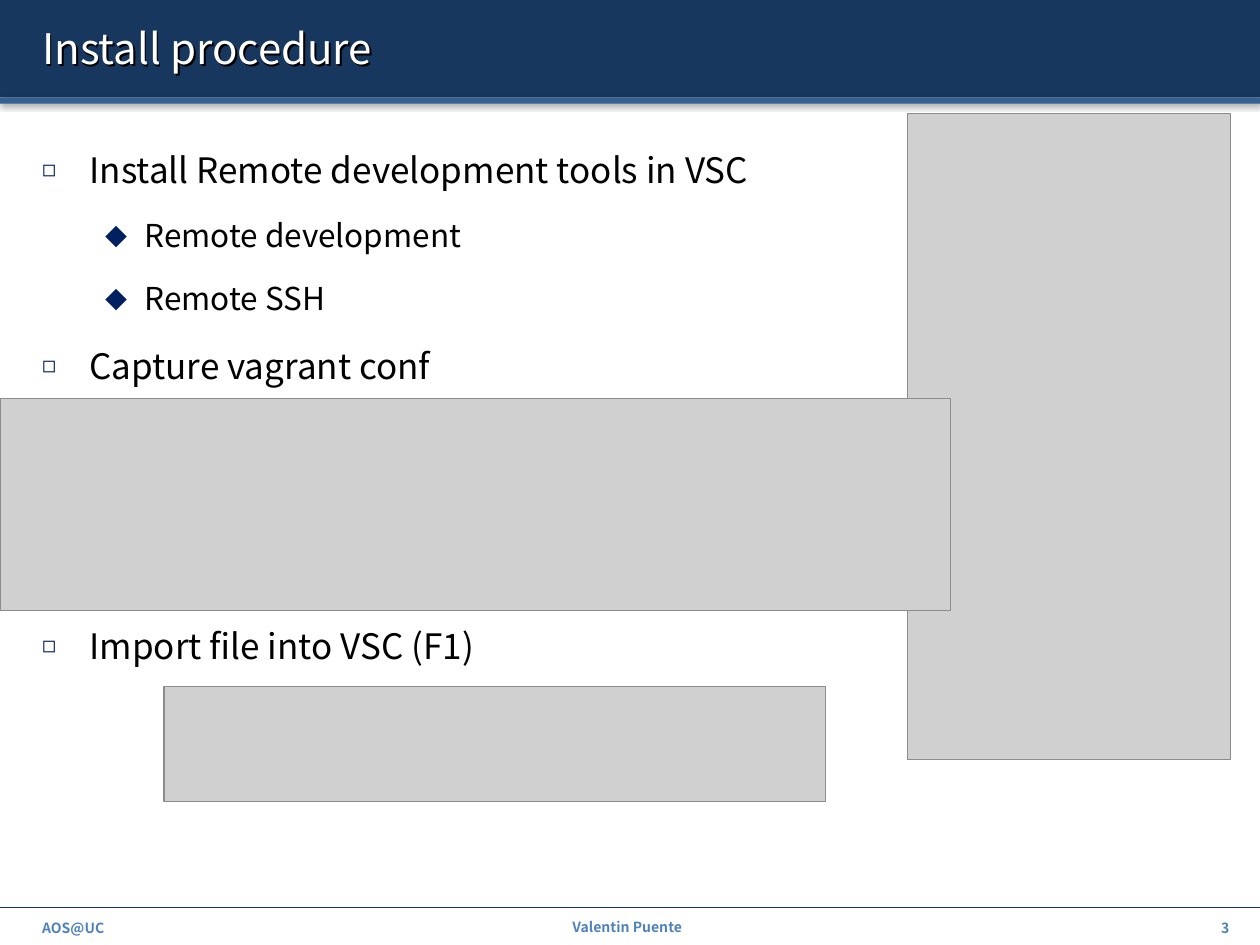
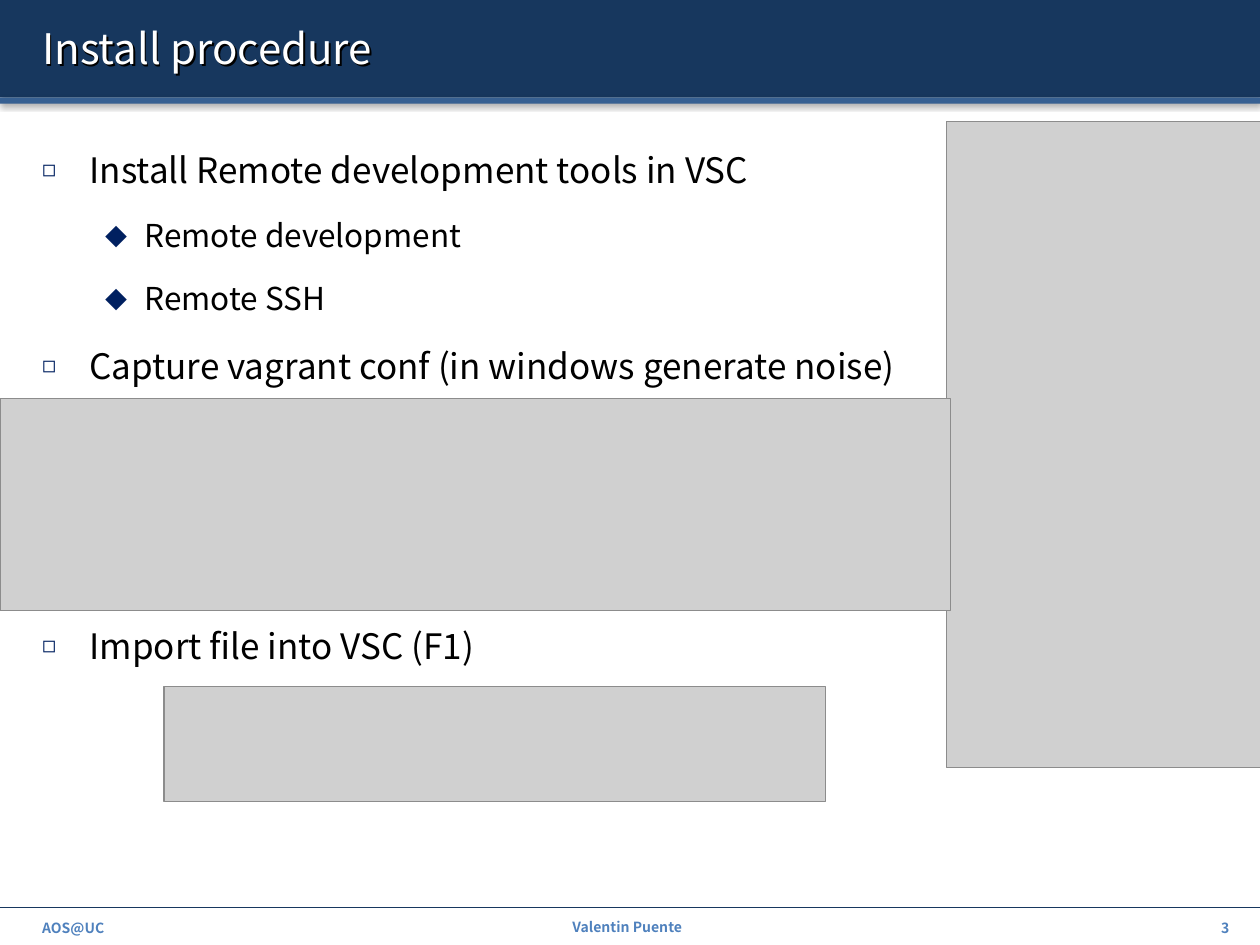
Before and after one commit to ZdravkoDimitrovArnaudov/AOS-XV6-RISCV, a slide deck: slide 3 of Info/01_howtoUseTools.pptx. Drawn at 1260x945 pixels with LibreOffice and Linux fonts; fonts in the diff are those of the drawing; grey boxes stand for pictures. Boxes give left, top, right and bottom in pixels: in the first picture for what was removed or moved away, otherwise in the second. Text is boxed around its words. In the diff, an @@ line names an element or a change of style, - is before the commit and + after.

```diff
--- a/Info/01_howtoUseTools.pptx
+++ b/Info/01_howtoUseTools.pptx
@@ picture: place and size @@
-picture at [907,113,1231,760]
+picture at [946,121,1260,767]
@@ text at [89,350,895,388]: text changed @@
-◻ Capture vagrant conf
+◻ Capture vagrant conf (in windows generate noise)
```
Also in this commit, not shown: 1 other slide changed.
